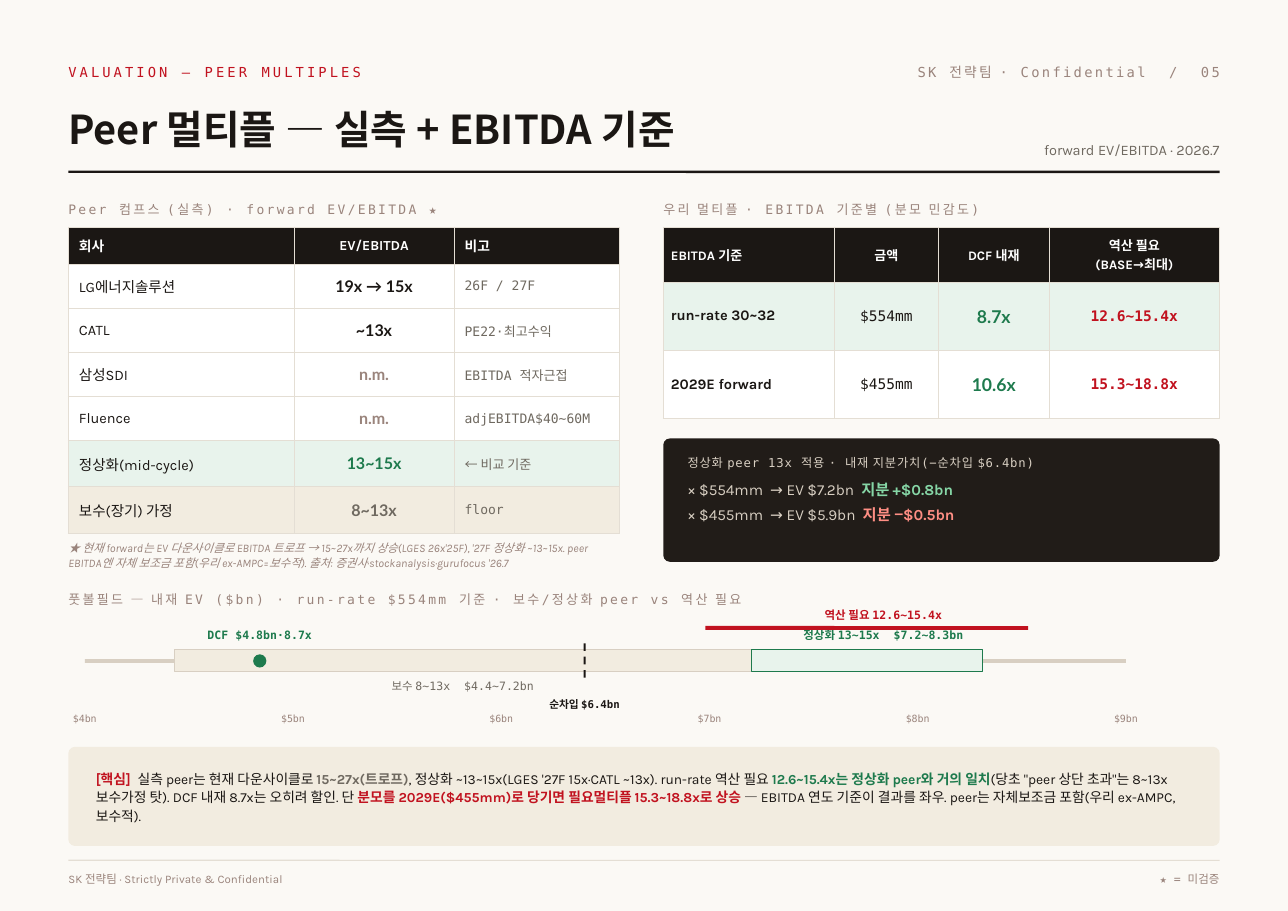
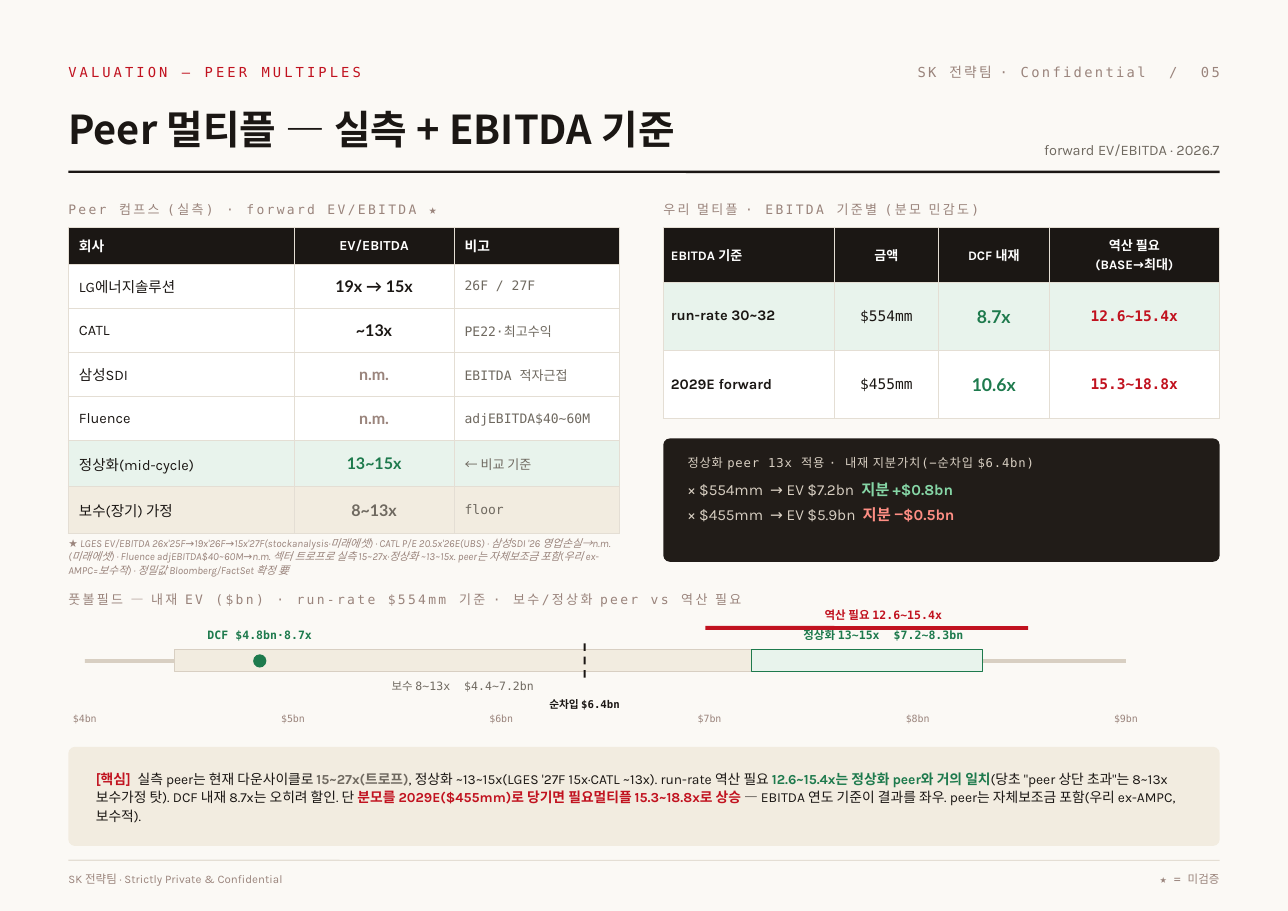
Before and after one commit to ljmcoal-gif/bm-x7k2, a slide deck: slide 5 of sk_valuation_project/output/SK_Funding_v3_editable.pptx. Drawn at 1288x911 pixels with LibreOffice and Linux fonts; fonts in the diff are those of the drawing. Boxes give left, top, right and bottom in pixels: in the first picture for what was removed or moved away, otherwise in the second. Text is boxed around its words. In the diff, an @@ line names an element or a change of style, - is before the commit and + after.

```diff
--- a/sk_valuation_project/output/SK_Funding_v3_editable.pptx
+++ b/sk_valuation_project/output/SK_Funding_v3_editable.pptx
@@ text at [68,538,610,577]: text changed; size 7.5 to 7 pt @@
-★ 현재 forward는 EV 다운사이클로 EBITDA 트로프 → 15~27x까지 상승(LGES 26x'25F), '27F 정상화 ~13~15x. peer EBITDA엔 자체 보조금 포함(우리 ex-AMPC=보수적). 출처: 증권사·stockanalysis·gurufocus '26.7
+★ LGES EV/EBITDA 26x'25F→19x'26F→15x'27F(stockanalysis·미래에셋) · CATL P/E 20.5x'26E(UBS) · 삼성SDI '26 영업손실→n.m.(미래에셋) · Fluence adjEBITDA$40~60M→n.m. 섹터 트로프로 실측 15~27x·정상화 ~13~15x. peer는 자체보조금 포함(우리 ex-AMPC=보수적) · 정밀값 Bloomberg/FactSet 확정 要
```
Also in this commit, not shown: 4 other files.
